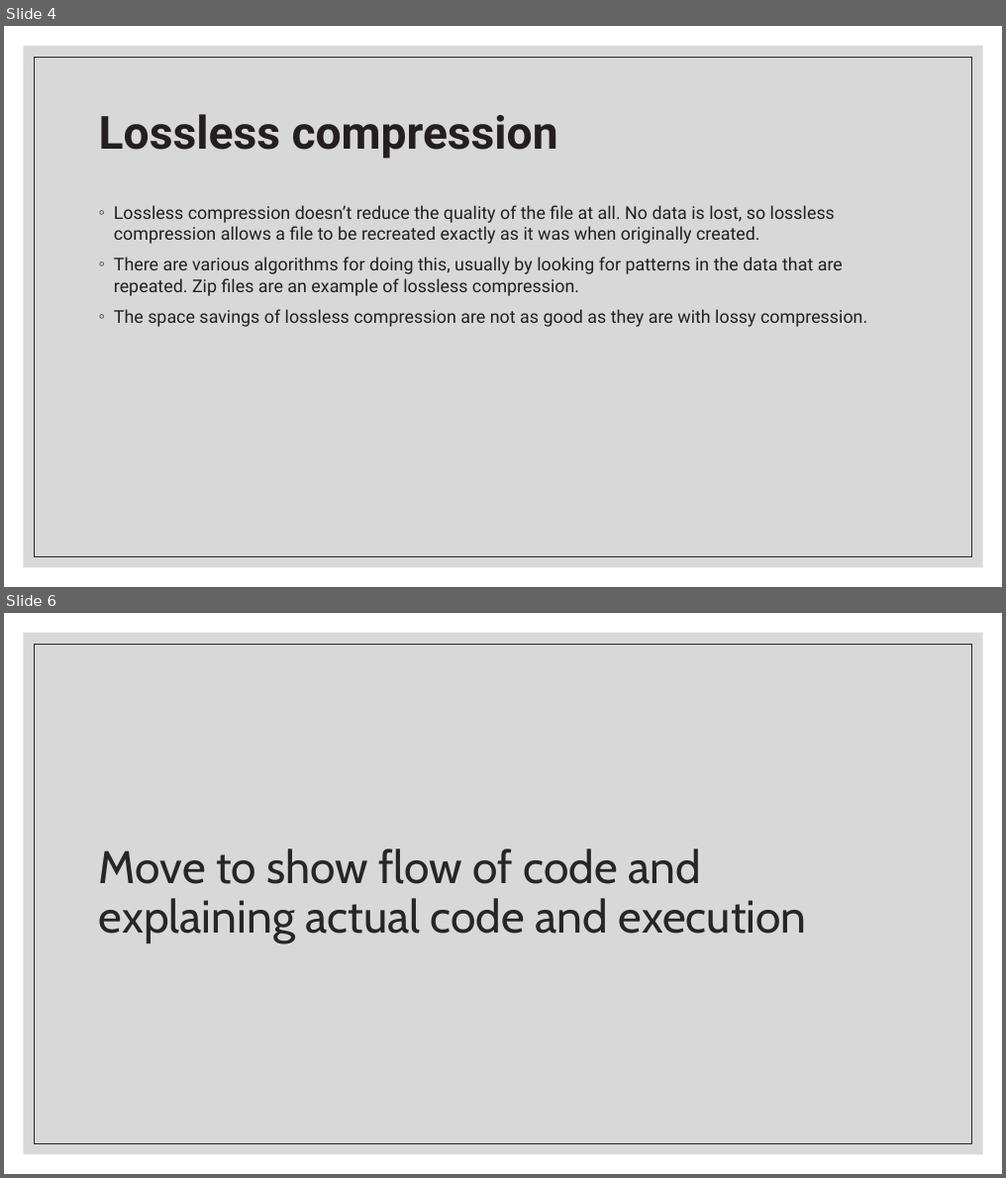
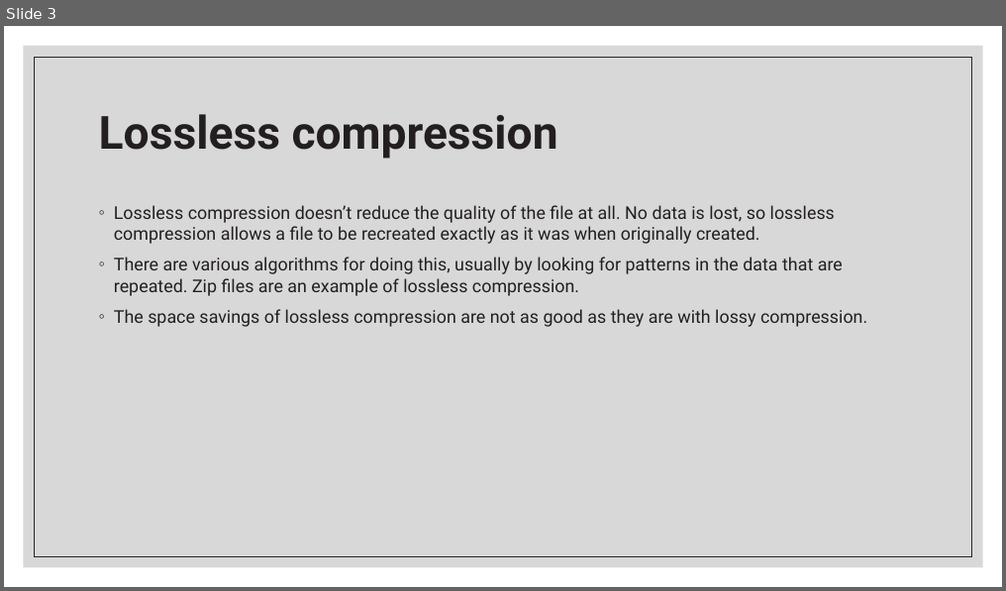
Before and after one commit to light2802/file-compressor, a slide deck: Project PPt.pptx. Shown one above the other, each under a label of ours: slides 4 and 6 before the commit, slide 3 after it; the slides between them are not shown. The pictures are 1006x1178 and 1006x591 pixels, drawn with LibreOffice and Linux fonts; fonts in the diff are those of the drawing. Boxes give left, top, right and bottom in pixels: in the first picture for what was removed or moved away, otherwise in the second. Text is boxed around its words. In the diff, an @@ line names an element or a change of style, - is before the commit and + after.

```diff
--- a/Project PPt.pptx
+++ b/Project PPt.pptx
@@ slide 6 removed at [4, 613, 1002, 1174], background #FFFFFF; not listed: 2 template elements that a slide beside it also shows @@
@@ title removed at [99, 849, 807, 944] @@
-Move to show flow of code and explaining actual code and execution
@@ what was slide 4 is now slide 3 @@
```
Also in this commit, not shown: 2 slides changed, 2 slides added, 2 other slides removed, 1 other file.
